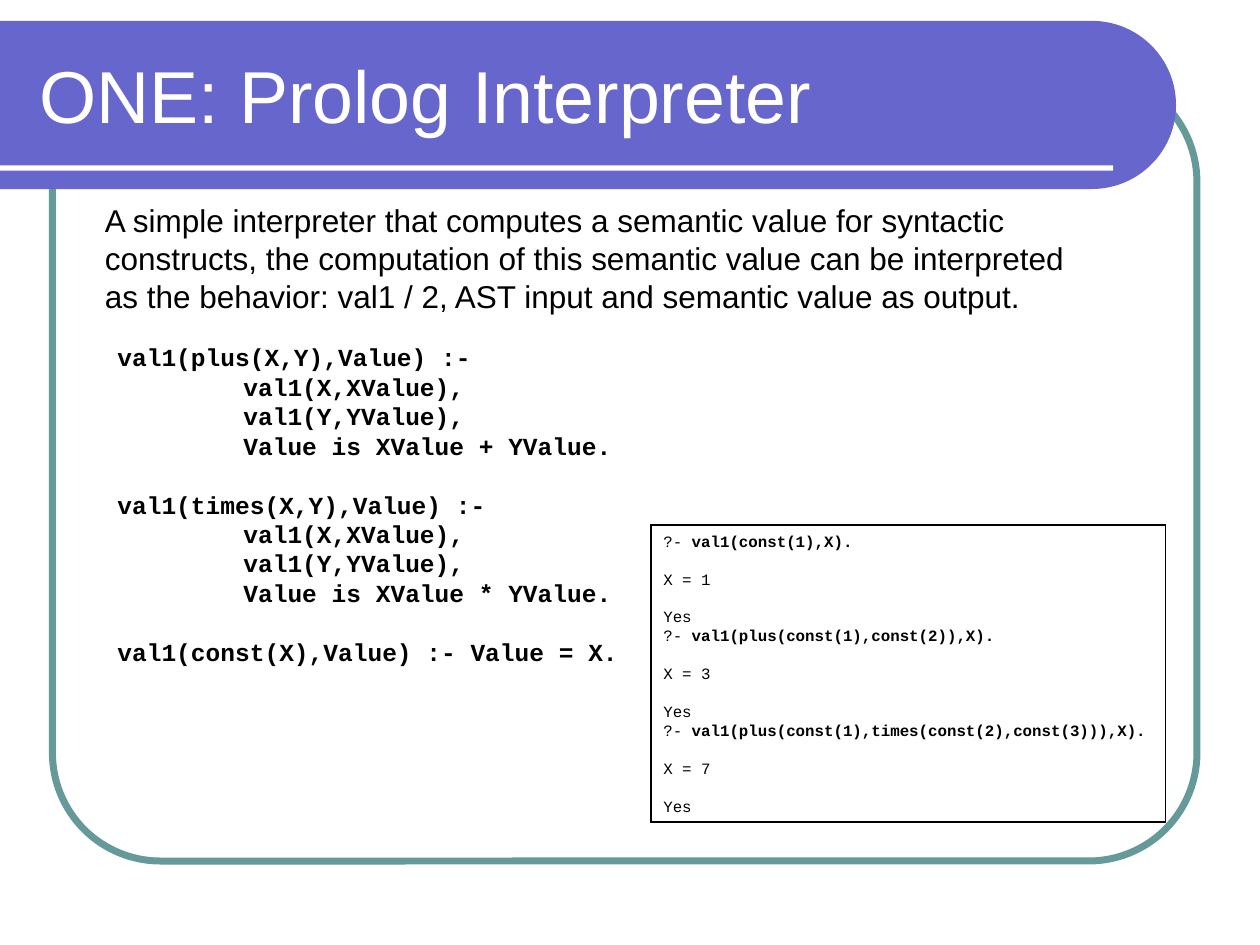
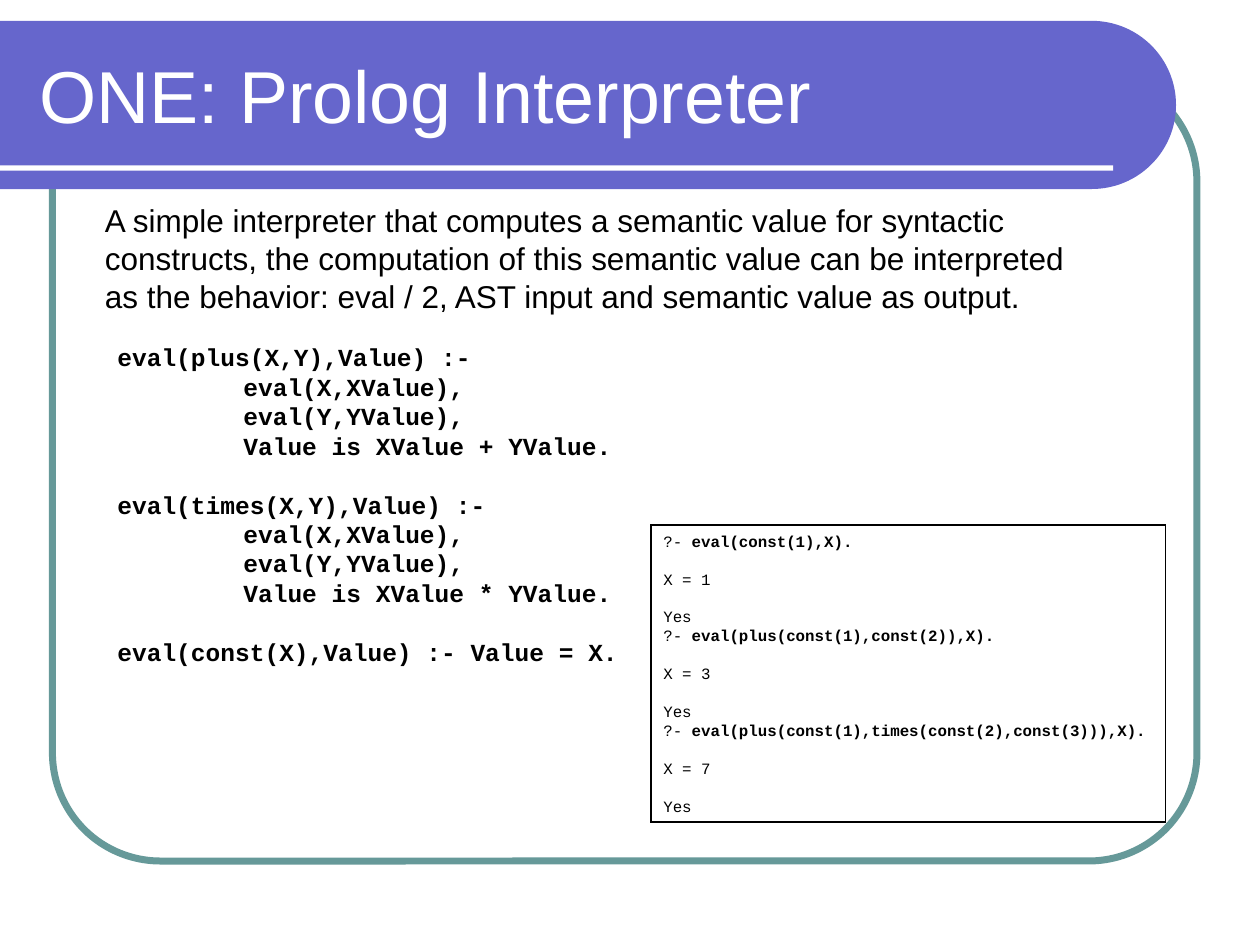
Before and after one commit to lutzhamel/CSC301, a slide deck: slide 7 of notes/csc301-ln024.ppt. Drawn at 1260x945 pixels with LibreOffice and Linux fonts; fonts in the diff are those of the drawing. Boxes give left, top, right and bottom in pixels: in the first picture for what was removed or moved away, otherwise in the second. Text is boxed around its words. In the diff, an @@ line names an element or a change of style, - is before the commit and + after.

```diff
--- a/notes/csc301-ln024.ppt
+++ b/notes/csc301-ln024.ppt
@@ text at [105, 209, 1064, 314]: text changed @@
-A simple interpreter that computes a semantic value for syntactic
-constructs, the computation of this semantic value can be interpreted
-as the behavior: val1 / 2, AST input and semantic value as output.
+A simple interpreter that computes a semantic value for syntactic
+constructs, the computation of this semantic value can be interpreted
+as the behavior: eval / 2, AST input and semantic value as output.
@@ text at [117, 349, 617, 666]: text changed @@
-val1(plus(X,Y),Value) :-
-val1(X,XValue),
-val1(Y,YValue),
-Value is XValue + YValue.
-val1(times(X,Y),Value) :-
-val1(X,XValue),
-val1(Y,YValue),
-Value is XValue * YValue.
-val1(const(X),Value) :- Value = X.
+eval(plus(X,Y),Value) :-
+eval(X,XValue),
+eval(Y,YValue),
+Value is XValue + YValue.
+eval(times(X,Y),Value) :-
+eval(X,XValue),
+eval(Y,YValue),
+Value is XValue * YValue.
+eval(const(X),Value) :- Value = X.
@@ text in rectangle at [663, 535, 1146, 812]: text changed @@
-?- val1(const(1),X).
-X = 1
-Yes
-?- val1(plus(const(1),const(2)),X).
-X = 3
-Yes
-?- val1(plus(const(1),times(const(2),const(3))),X).
-X = 7
-Yes
+?- eval(const(1),X).
+X = 1
+Yes
+?- eval(plus(const(1),const(2)),X).
+X = 3
+Yes
+?- eval(plus(const(1),times(const(2),const(3))),X).
+X = 7
+Yes
```
Also in this commit, not shown: 1 other file.
